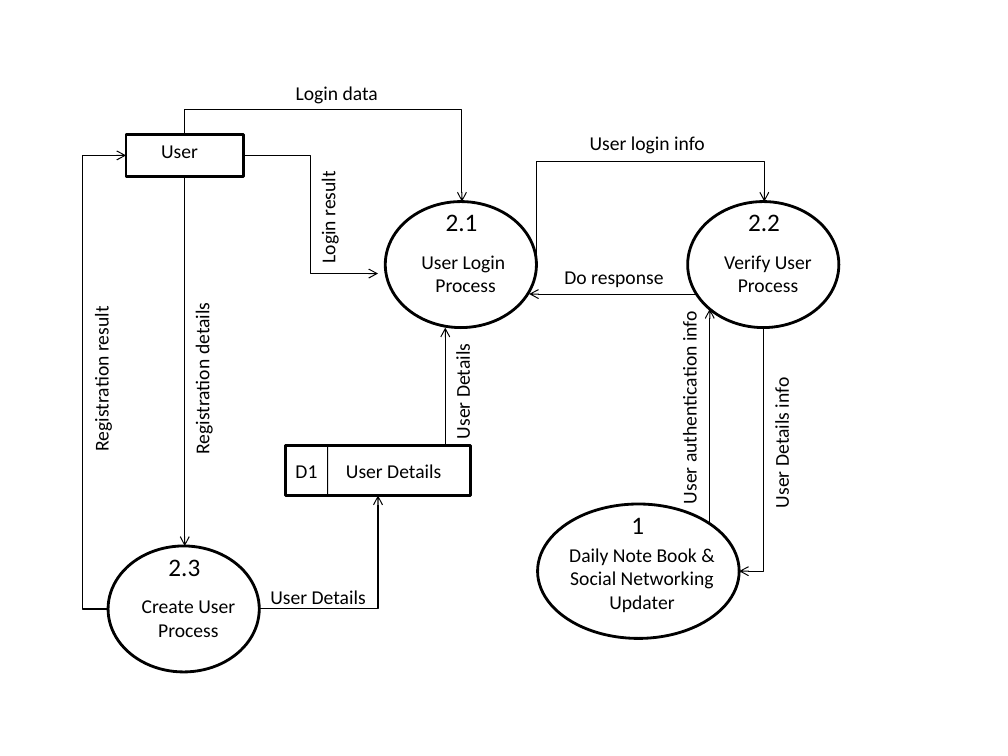
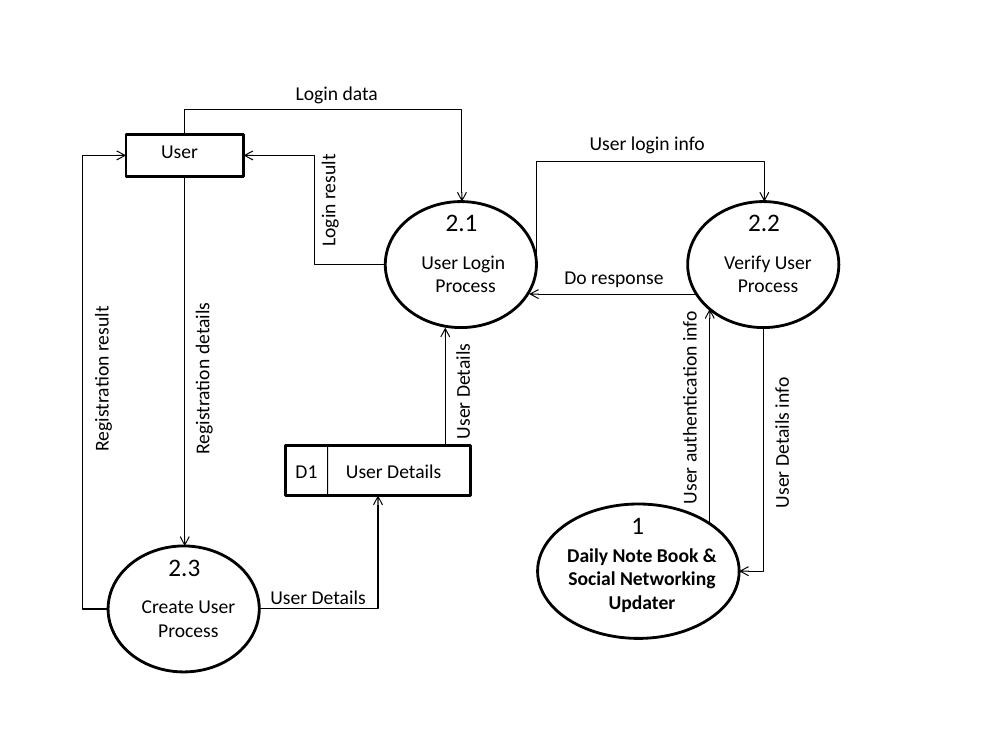
Before and after one commit to sayan801/DailyNoteBook, a slide deck: slide 3 of report/dfd.pptx. Drawn at 1008x756 pixels with LibreOffice and Linux fonts; fonts in the diff are those of the drawing. Boxes give left, top, right and bottom in pixels: in the first picture for what was removed or moved away, otherwise in the second. Text is boxed around its words. In the diff, an @@ line names an element or a change of style, - is before the commit and + after.

```diff
--- a/report/dfd.pptx
+++ b/report/dfd.pptx
@@ text "Login result": place and size @@
-text "Login result" at (317, 175, 341, 262)
+text "Login result" at (317, 158, 341, 245)
@@ elbow arrow moved from (244, 155) - (378, 273) to (385, 264) - (244, 155) @@
@@ text "Daily Note Book & Social ..." at (567, 548, 716, 612): bold on @@
```
Also in this commit, not shown: 1 other slide changed, 1 slide added.
